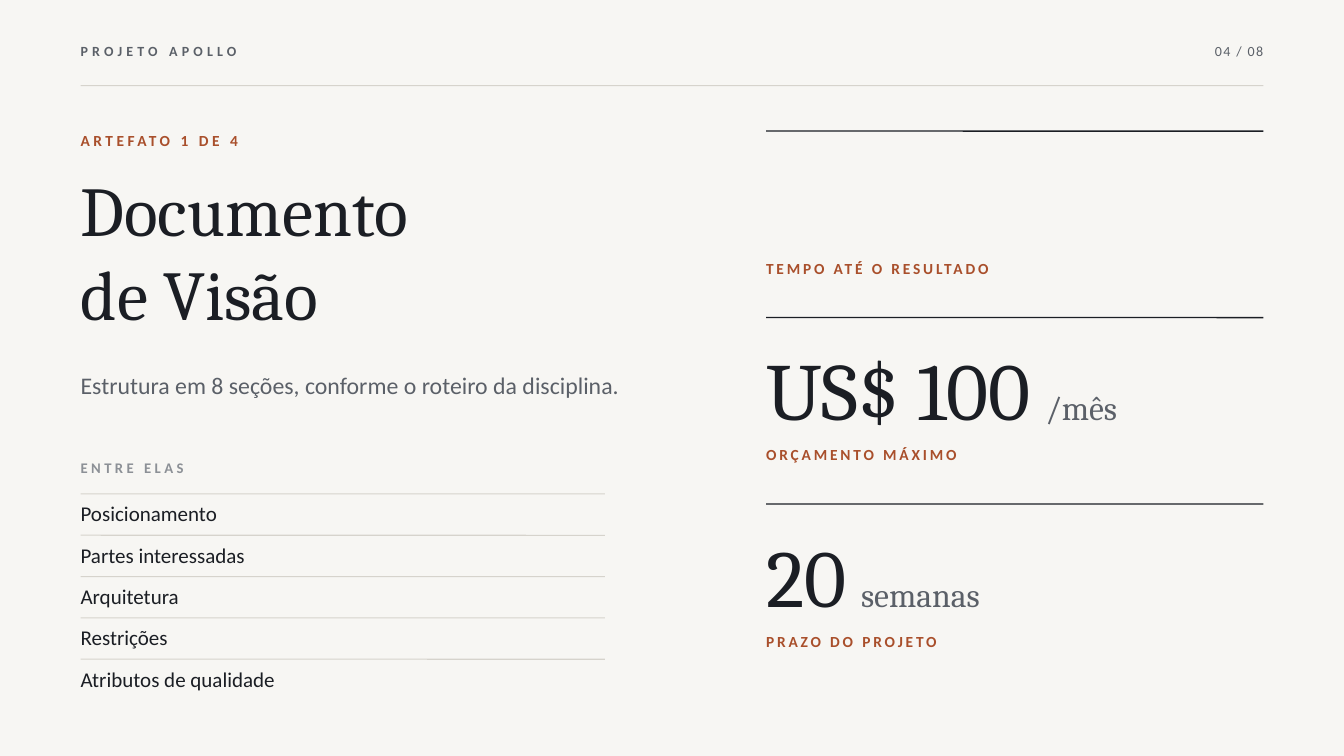
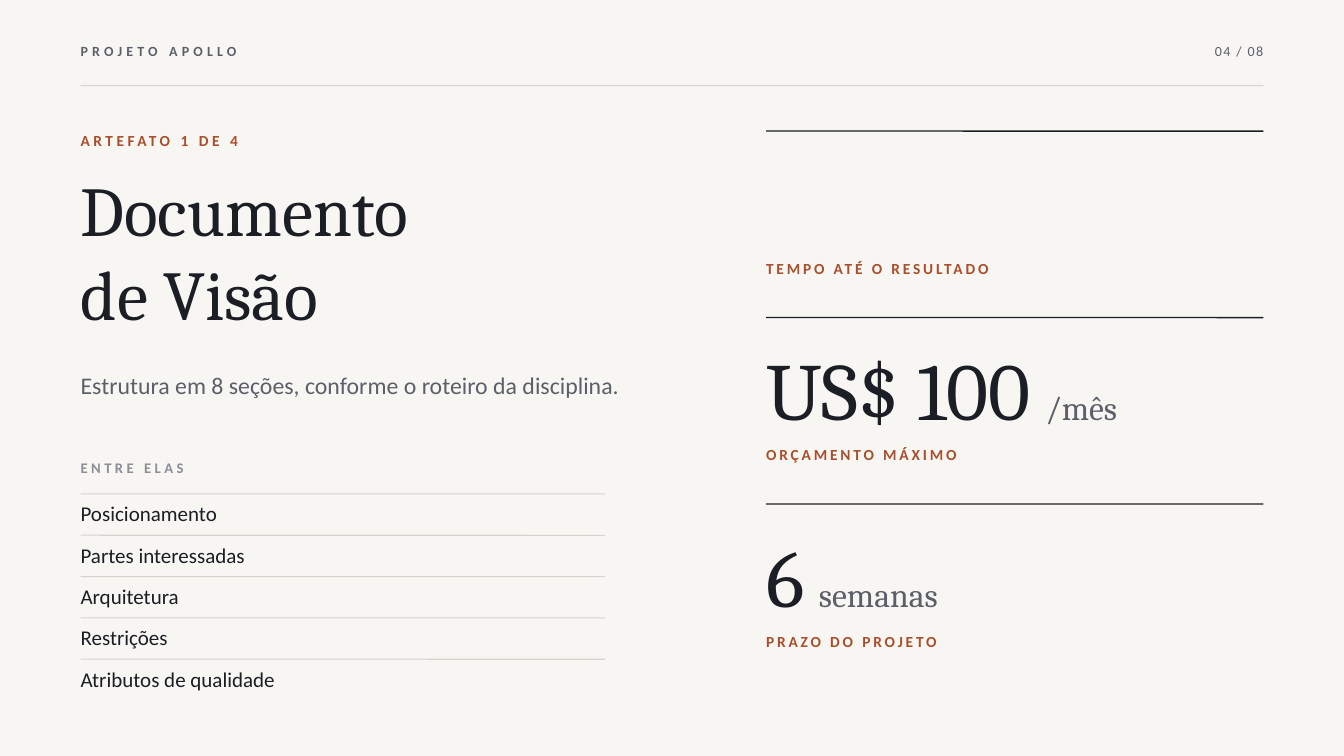
Before and after one commit to Projetos-de-Extensao/PC_ADS_26.2_8001_III, a slide deck: slide 4 of docs/assets/apresentacao.pptx. Drawn at 1344x756 pixels with LibreOffice and Linux fonts; fonts in the diff are those of the drawing. Boxes give left, top, right and bottom in pixels: in the first picture for what was removed or moved away, otherwise in the second. Text is boxed around its words. In the diff, an @@ line names an element or a change of style, - is before the commit and + after.

Commit message:
correções nos slides

```diff
--- a/docs/assets/apresentacao.pptx
+++ b/docs/assets/apresentacao.pptx
@@ text at <box>766,552,938,608</box>: text changed @@
-20 semanas
+6 semanas
```
Also in this commit, not shown: 1 other file.
